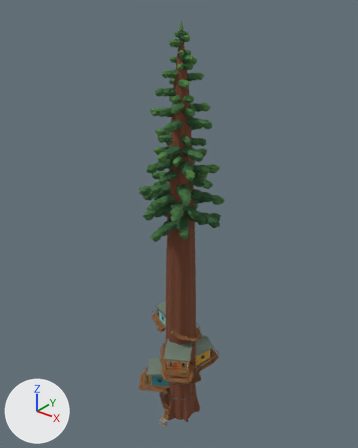
Two versions of the glTF model project1/shared/geometry/arboreal/village_tree_low.meshopt.glb, one commit apart.
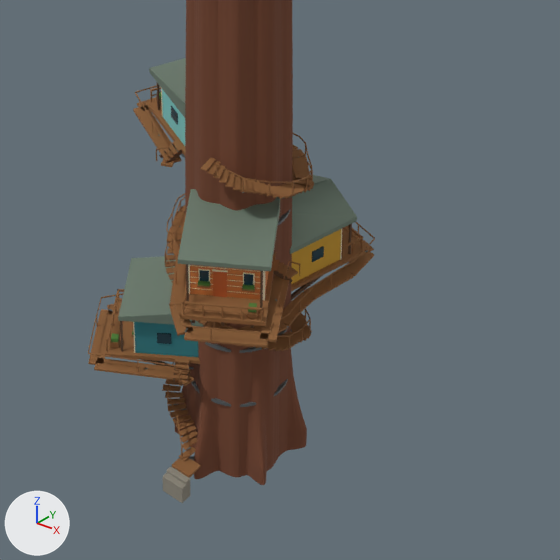
Each version is shown whole from a 50 mm camera at (59.7, -75.3, 98.6) aimed at (-2.3, 2.2, 50.6), then close up on the part from 32% to 76% of the width and 64% to 99% of the height. Arrows for +X, +Y and +Z are at lower left; the lights stay in place. The last two pictures show the newer version. Vertices at exactly the same position are counted once.

The first close-up shows 'village_tree_low'.
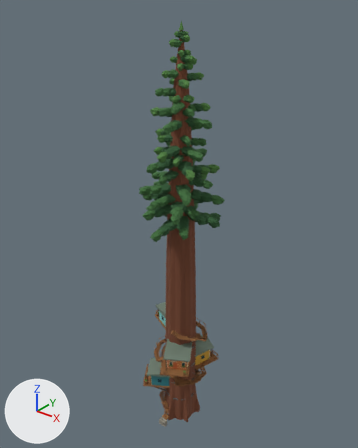
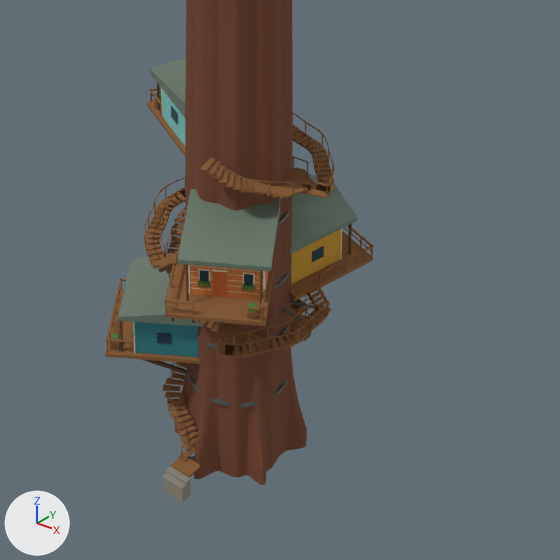
What differs and where, as boxes [x1, y1, x2, y2] in the close-ups (560 x 560 px; the box of a moved part takes in the faces that stretch with it):
'village_tree_low', reshaped: before [88, 0, 375, 503]; after [105, 0, 374, 503]
part 1 of me_mesh_0, moved or reshaped (not visible afterwards): before [88, 353, 138, 361]
part 2 of me_mesh_0, moved or reshaped (not visible afterwards): before [342, 226, 357, 238]
part 3 of me_mesh_0, deleted: before [88, 92, 375, 386]
part 4 of me_mesh_0, built on: before [105, 85, 365, 361]; after [105, 87, 374, 361]

The edits, one by one:
me_mesh_0 is used by ob_village_tree_low; location (0.0, 0.0, 0.0).
me_mesh_0 had 45460 vertices, 55038 faces and spanned x -10.6..9.3, y -10.0..10.8, z -1.6..92.6.
me_mesh_0 now has 45938 vertices, 55772 faces and spans x -9.7..9.3, y -9.7..9.5, z -1.6..92.6.
me_mesh_0 part 1: the loose piece of 8 vertices spanning x -6.9..-3.8, y -8.2..-6.5, z 8.5..8.6 is multiplied about its middle by the matrix ((-0.072, 0.136, -0.236), (0.111, -0.209, -0.154), (-0.249, -0.132, 0.0)), then moved by (-0.2, 0.8, 0.3).
me_mesh_0 part 2: the loose piece of 8 vertices spanning x 1.3..3.3, y 8.8..10.3, z 12.4..12.5 is scaled about its middle by (0.366, 0.114, 0.407), then moved by (-0.7, -3.4, -3.9).
me_mesh_0 part 3: 203 loose pieces with 1658 vertices, spanning x -10.6..8.2, y -10.0..10.8, z 6.3..28.8, are deleted.
me_mesh_0 part 4: 76 vertices moved from x -9.2..5.1, y -9.2..8.7, z 7.1..24.6 to x -9.7..6.4, y -9.7..8.8, z 7.1..24.6; 167 vertices removed from x -10.6..8.1, y -7.1..10.7, z 7.1..24.6; 2303 vertices added at x -9.7..7.0, y -9.7..9.5, z 7.2..26.4.
Other edits to the shape of me_mesh_0 do not show in these pictures.
